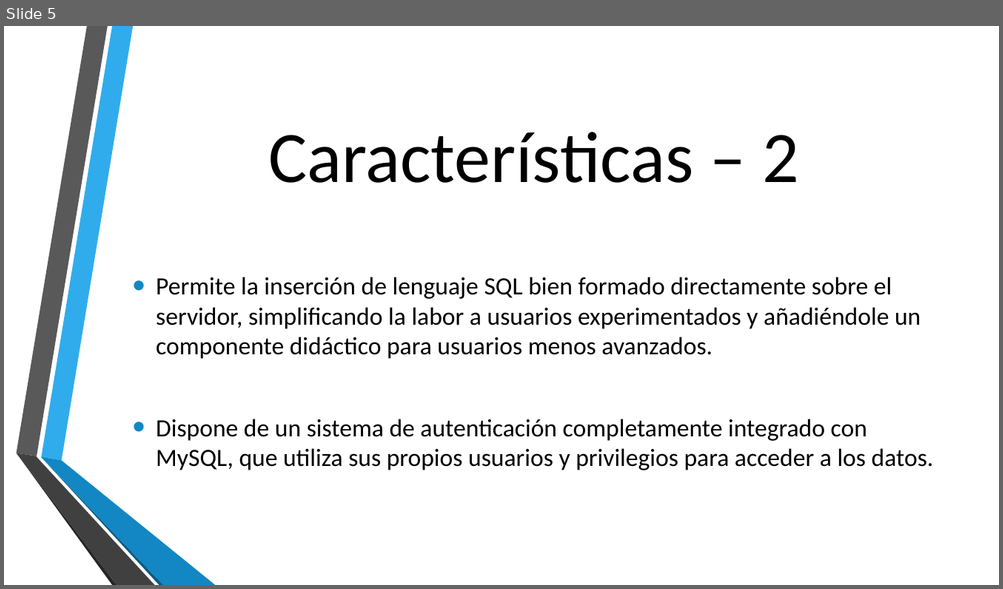
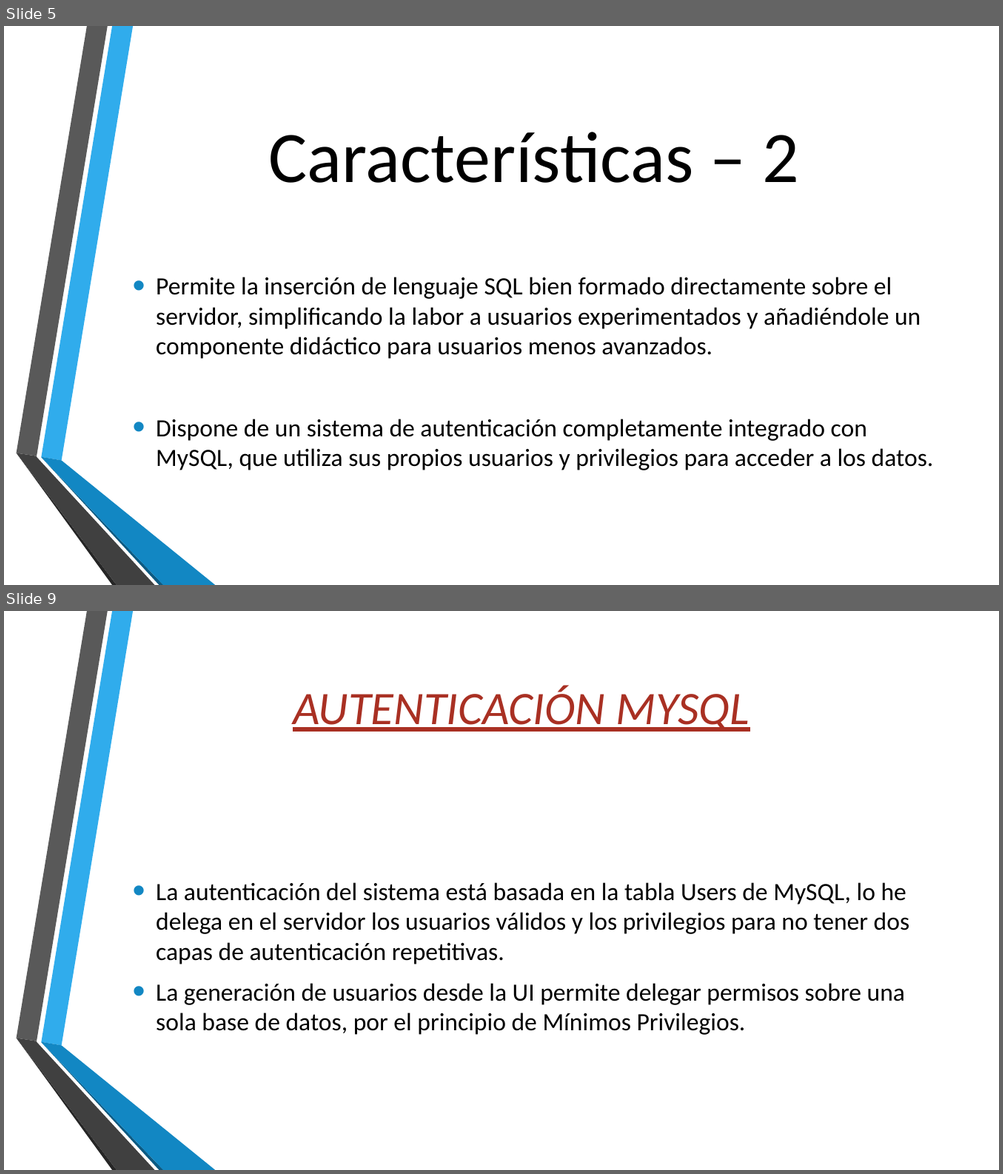
Before and after one commit to Sergy93/ProyectoDAM, a slide deck: JAVA DB MANAGER.pptx. Shown one above the other, each under a label of ours: slide 5 before the commit, slides 5 and 9 after it; the slides between them are not shown. The pictures are 1003x589 and 1003x1174 pixels, drawn with LibreOffice and Linux fonts; fonts in the diff are those of the drawing; background and template pictures are left out. Boxes give left, top, right and bottom in pixels: in the first picture for what was removed or moved away, otherwise in the second. Text is boxed around its words. In the diff, an @@ line names an element or a change of style, - is before the commit and + after.

```diff
--- a/JAVA DB MANAGER.pptx
+++ b/JAVA DB MANAGER.pptx
@@ slide 9 added at bbox=[4, 611, 999, 1170], background picture (left out); not listed: 6 template elements that a slide beside it also shows @@
@@ text added at bbox=[293, 686, 749, 732], 45 pt, text #A93023, italic, underline @@
+AUTENTICACIÓN MYSQL
@@ text added at bbox=[156, 883, 909, 1035], 24 pt, text #000000 @@
+• La autenticación del sistema está basada en la tabla Users de MySQL, lo he delega en el servidor los usuarios válidos y los privilegios para no tener dos capas de autenticación repetitivas.
+• La generación de usuarios desde la UI permite delegar permisos sobre una sola base de datos, por el principio de Mínimos Privilegios.
```
Also in this commit, not shown: 3 other slides added, 1 slide removed, 1 other file.
